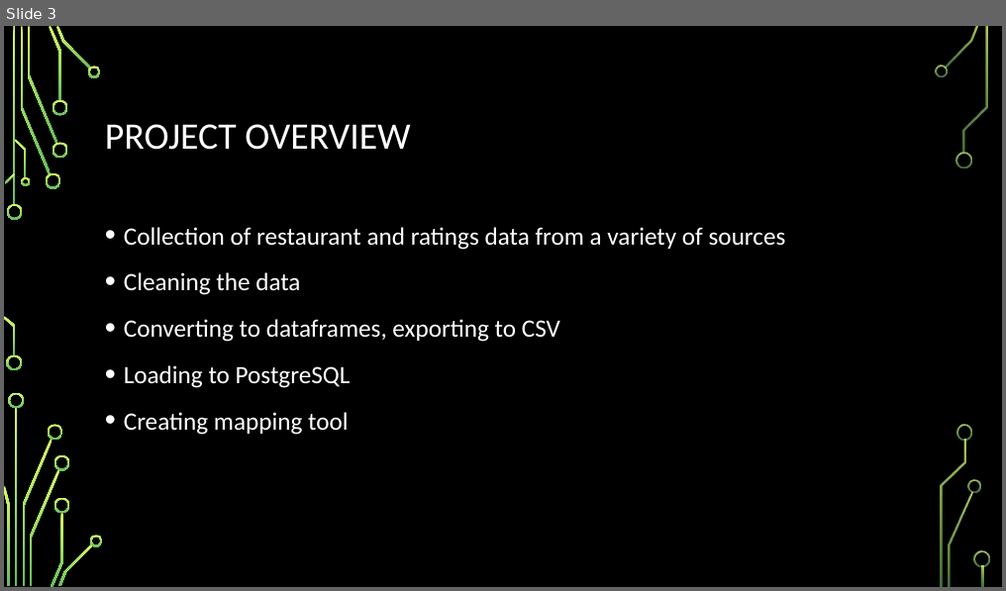
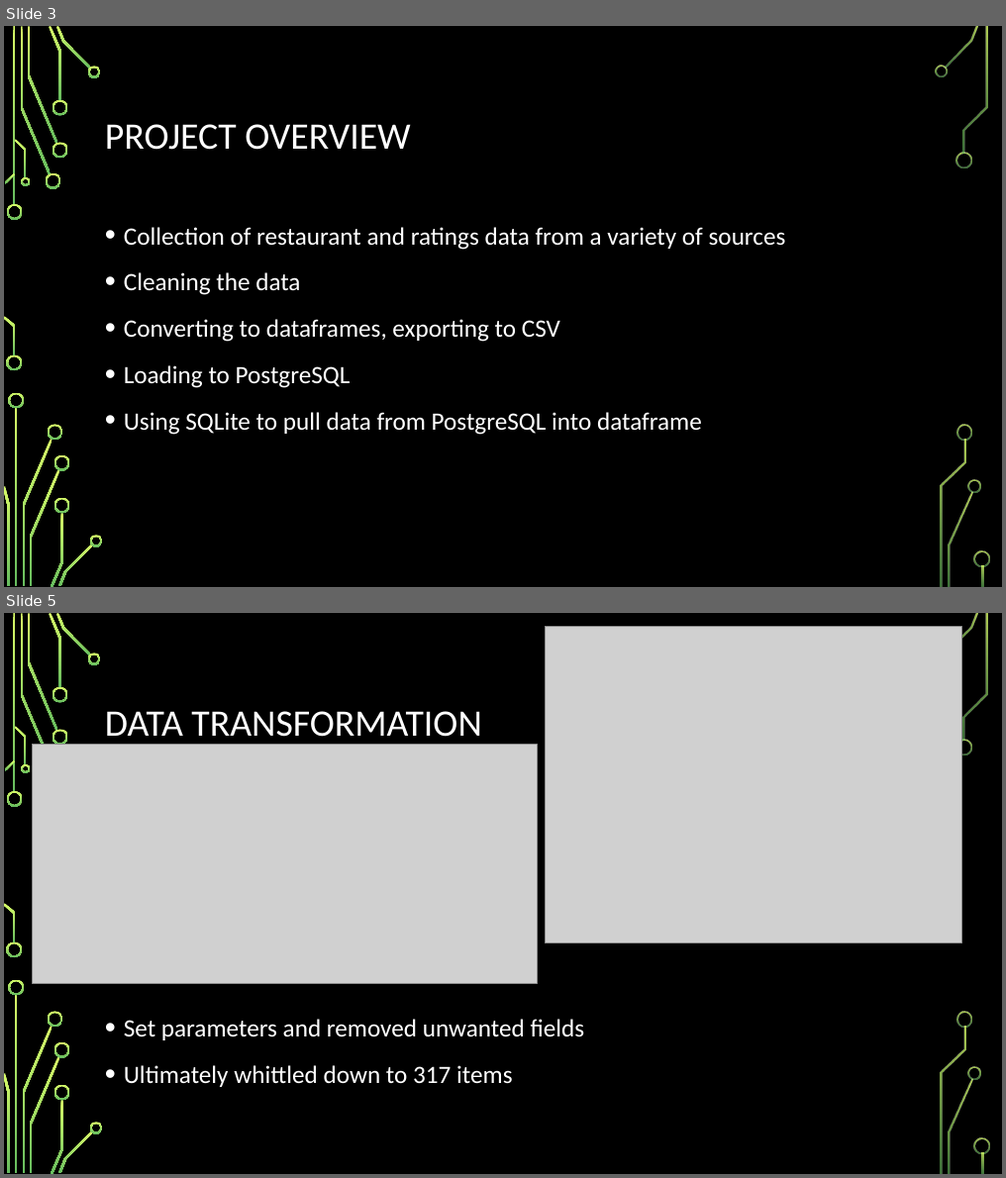
Before and after one commit to jclawson0602/Group_1_Project_3, a slide deck: Group 1 Project 3 DRAFT.pptx. Shown one above the other, each under a label of ours: slide 3 before the commit, slides 3 and 5 after it; the slides between them are not shown. The pictures are 1006x591 and 1006x1178 pixels, drawn with LibreOffice and Linux fonts; fonts in the diff are those of the drawing; grey boxes stand for pictures; background and template pictures are left out. Boxes give left, top, right and bottom in pixels: in the first picture for what was removed or moved away, otherwise in the second. Text is boxed around its words. In the diff, an @@ line names an element or a change of style, - is before the commit and + after.

```diff
--- a/Group 1 Project 3 DRAFT.pptx
+++ b/Group 1 Project 3 DRAFT.pptx
@@ slide 5 added at box(4, 613, 1002, 1174), background picture (left out); not listed: 34 template elements that a slide beside it also shows @@
@@ picture added at box(546, 626, 962, 943) @@
@@ title added at box(105, 711, 481, 745), 36 pt, text #FFFFFF @@
+DATA TRANSFORMATION
@@ picture added at box(32, 745, 537, 983) @@
@@ text added at box(124, 1019, 585, 1087), 24 pt, text #FFFFFF @@
+• Set parameters and removed unwanted fields
+• Ultimately whittled down to 317 items
@@ slide 3 changed as well @@
@@ text at box(124, 412, 702, 435): text changed @@
-• Creating mapping tool
+• Using SQLite to pull data from PostgreSQL into dataframe
```
Also in this commit, not shown: 4 other slides changed, 6 other slides added, 3 slides removed.
